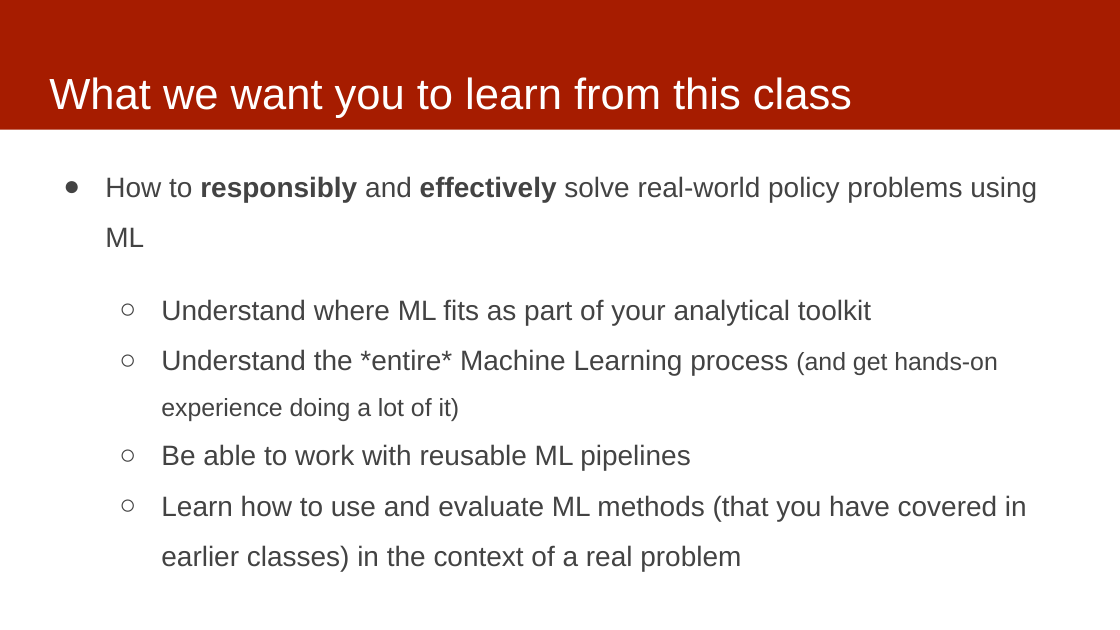
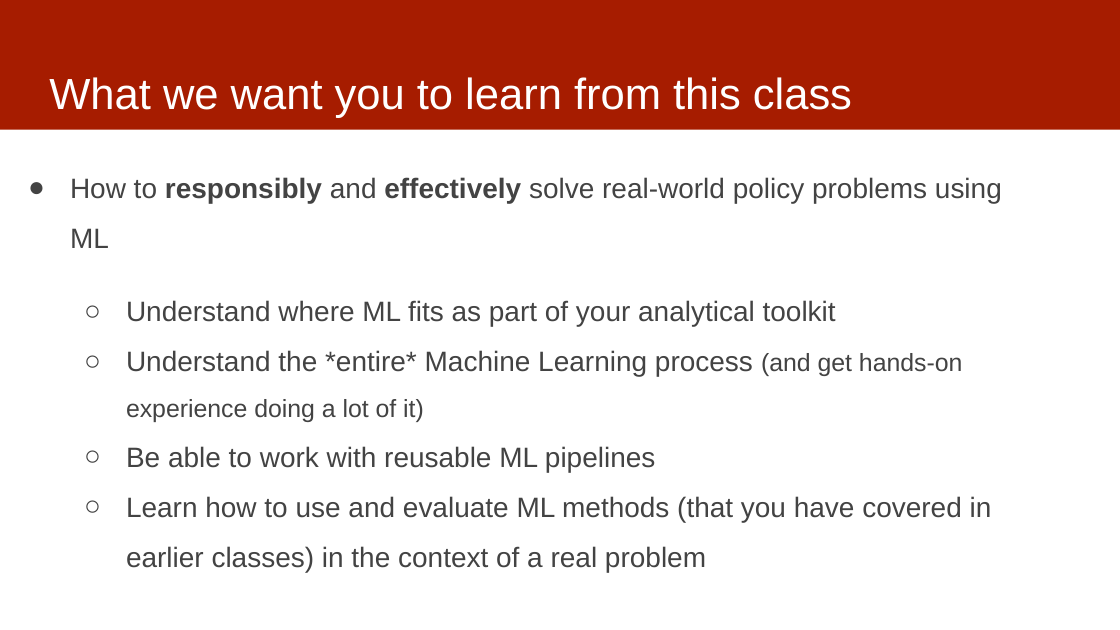
Before and after one commit to dssg/mlforpublicpolicylab, a slide deck: slide 2 of Lectures/01-ClassOverview.pptx. Drawn at 1120x630 pixels with LibreOffice and Linux fonts; fonts in the diff are those of the drawing. Boxes give left, top, right and bottom in pixels: in the first picture for what was removed or moved away, otherwise in the second. Text is boxed around its words. In the diff, an @@ line names an element or a change of style, - is before the commit and + after.

```diff
--- a/Lectures/01-ClassOverview.pptx
+++ b/Lectures/01-ClassOverview.pptx
@@ text "How to responsibly and effectively ..." moved from (x1=105, y1=176, x2=1037, y2=571) to (x1=70, y1=177, x2=1002, y2=573) @@
```
Also in this commit, not shown: 4 other slides changed, 1 slide added.
